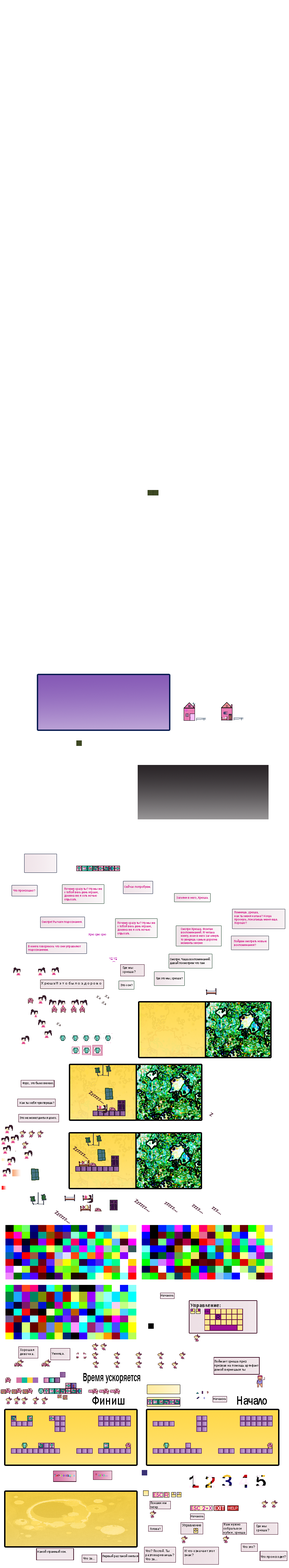
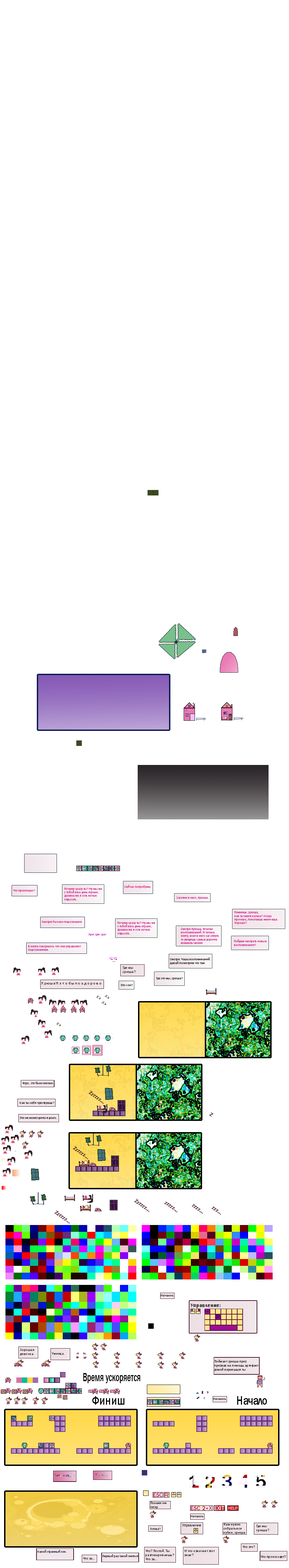
Comparing the layer stacks of the two 289x1568 images. Changes:
added layer "Слой 16" above "Слой 14 копия" over [201, 649, 206, 653]
added layer "Слой 14 копия" above "Слой 15" over [233, 626, 238, 636]
added layer "Слой 15" above "Слой 14" over [158, 623, 195, 659]
added layer "Слой 14" above "Слой 13" over [219, 652, 238, 673]
